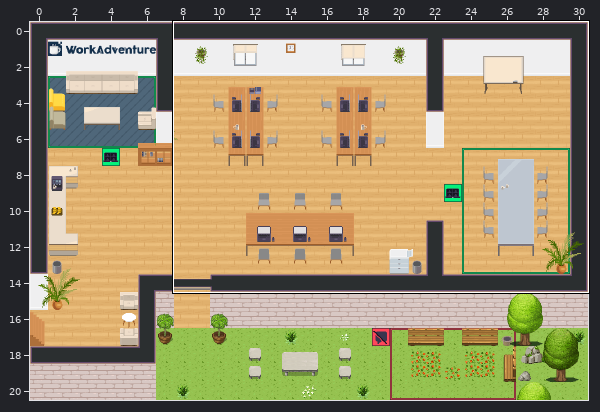
A Tiled map (JSON) gets an edit: office.tmj. Above, an overview of the earlier version with the close-up marked.
Close-up. Before:
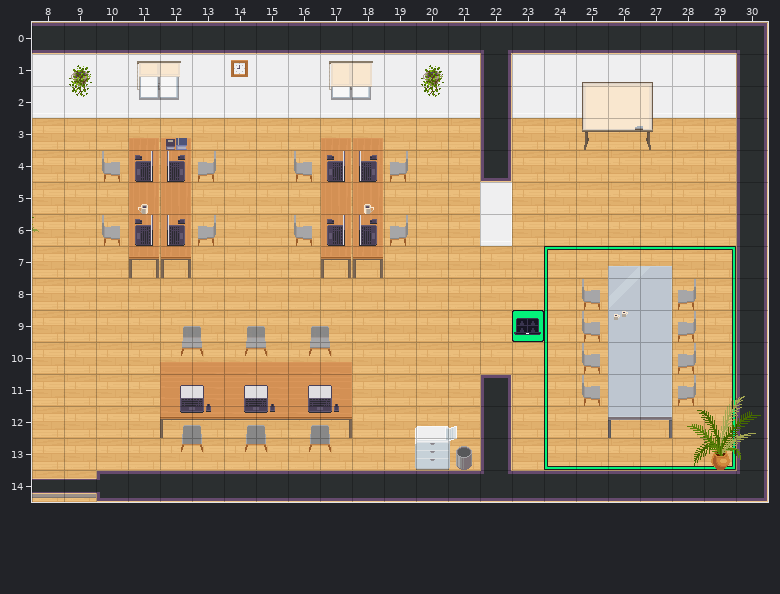
Cells are 32x32 px. Shown: x 8..30, y 0..14.
After:
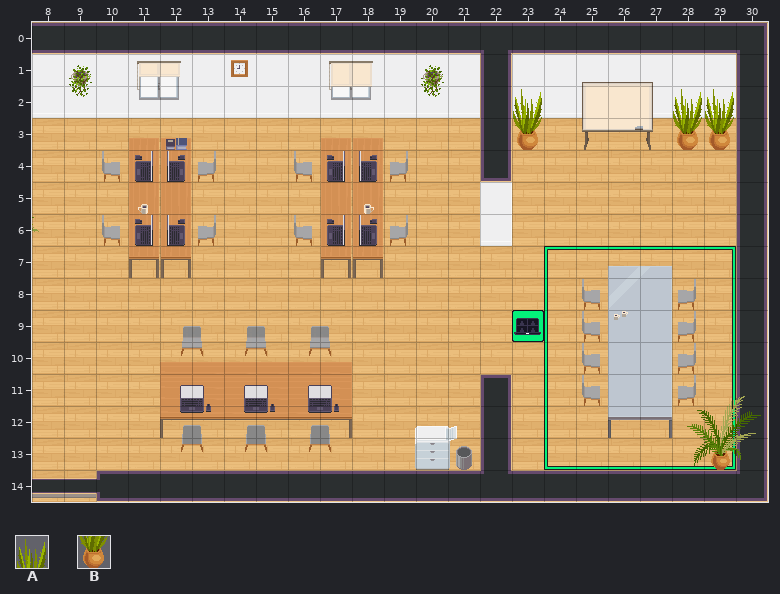
Key: from "WA_Decoration": A 75, B 87.
_ is an empty cell.
Edits made:
Layer "furniture/furniture1":
The author put tile A in row 2 at x 23 and 28 to 29.
The author put tile B in row 3 at x 23 and 28 to 29.
Pixel boxes of the changes (left, top, right, bottom) in both close-ups:
added: (513, 89, 542, 150)
added: (673, 89, 734, 150)
